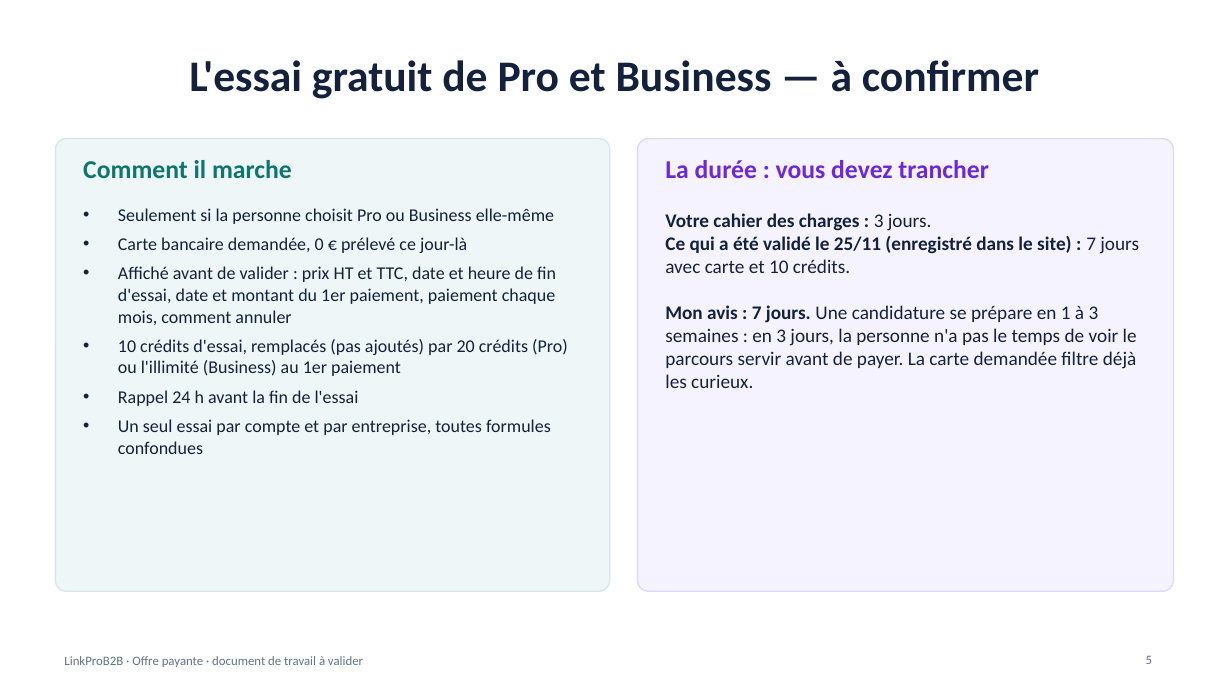
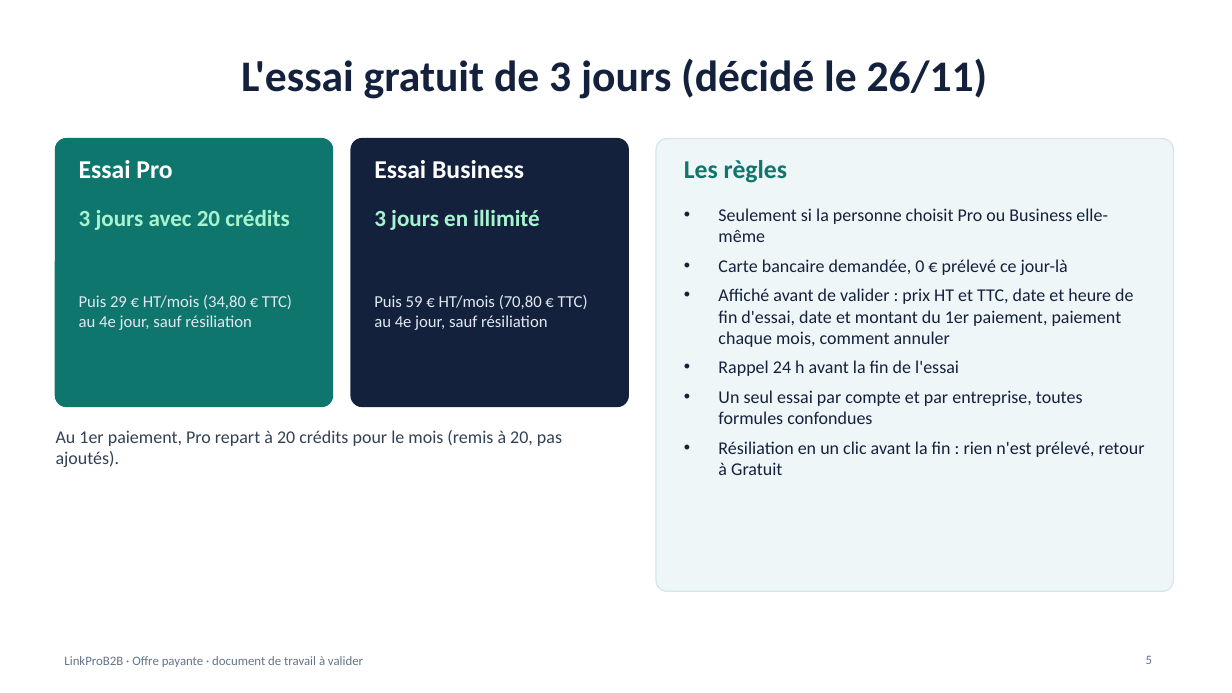
Before and after one commit to NAGAGNON/agora-b2b-plateform, a slide deck: slide 5 of docs/offre-payante-lancement.pptx. Drawn at 1232x693 pixels with LibreOffice and Linux fonts; fonts in the diff are those of the drawing. Boxes give left, top, right and bottom in pixels: in the first picture for what was removed or moved away, otherwise in the second. Text is boxed around its words. In the diff, an @@ line names an element or a change of style, - is before the commit and + after.

```diff
--- a/docs/offre-payante-lancement.pptx
+++ b/docs/offre-payante-lancement.pptx
@@ title at (x1=241, y1=59, x2=988, y2=99): text changed @@
-L'essai gratuit de Pro et Business — à confirmer
+L'essai gratuit de 3 jours (décidé le 26/11)
@@ rounded rectangle resized from (x1=55, y1=139, x2=610, y2=592) to (x1=55, y1=139, x2=333, y2=407) @@
@@ rounded rectangle at (x1=55, y1=139, x2=333, y2=407): fill #EEF6F7 to #0F766E; outline #D5E7EA 1 pt to #0F766E 1 pt; proportions changed @@
@@ rounded rectangle added at (x1=351, y1=139, x2=628, y2=407), fill #14213D, outline #14213D 1 pt @@
@@ rounded rectangle resized from (x1=638, y1=139, x2=1174, y2=592) to (x1=656, y1=139, x2=1174, y2=592) @@
@@ rounded rectangle at (x1=656, y1=139, x2=1174, y2=592): fill #F5F3FF to #EEF6F7; outline #DDD6FE 1 pt to #D5E7EA 1 pt @@
@@ text at (x1=79, y1=160, x2=172, y2=178): text changed; text colour #0F766E to #FFFFFF @@
-Comment il marche
+Essai Pro
@@ text added at (x1=374, y1=160, x2=524, y2=178), 20 pt, text #FFFFFF, bold @@
+Essai Business
@@ text at (x1=684, y1=160, x2=787, y2=183): text changed; text colour #6D28D9 to #0F766E @@
-La durée : vous devez trancher
+Les règles
@@ text added at (x1=374, y1=209, x2=539, y2=230), 18 pt, text #A7F3D0, bold @@
+3 jours en illimité
@@ text "Seulement si la personne choisit ..." moved from (x1=118, y1=208, x2=568, y2=454) to (x1=718, y1=208, x2=1145, y2=475) @@
@@ text added at (x1=79, y1=210, x2=289, y2=230), 18 pt, text #A7F3D0, bold @@
+3 jours avec 20 crédits
@@ text removed at (x1=665, y1=213, x2=1139, y2=388) @@
-Votre cahier des charges : 3 jours.
-Ce qui a été validé le 25/11 (enregistré dans le site) : 7 jours avec carte et 10 crédits.
-Mon avis : 7 jours. Une candidature se prépare en 1 à 3 semaines : en 3 jours, la personne n'a pas le temps de voir le parcours servir avant de payer. La carte demandée filtre déjà les curieux.
@@ text added at (x1=79, y1=295, x2=292, y2=330), 13 pt, text #E2E8F0 @@
+Puis 29 € HT/mois (34,80 € TTC) au 4e jour, sauf résiliation
@@ text added at (x1=374, y1=295, x2=588, y2=330), 13 pt, text #E2E8F0 @@
+Puis 59 € HT/mois (70,80 € TTC) au 4e jour, sauf résiliation
@@ text at (x1=118, y1=339, x2=568, y2=376): paragraph removed @@
-• 10 crédits d'essai, remplacés (pas ajoutés) par 20 crédits (Pro) ou l'illimité (Business) au 1er paiement
@@ text added at (x1=56, y1=430, x2=562, y2=467), 14 pt, text #334155 @@
+Au 1er paiement, Pro repart à 20 crédits pour le mois (remis à 20, pas ajoutés).
@@ text at (x1=718, y1=441, x2=1145, y2=475): paragraph added @@
+• Résiliation en un clic avant la fin : rien n'est prélevé, retour à Gratuit
```
Also in this commit, not shown: 6 other slides changed, 2 slides added, 1 slide removed, 5 other files.
